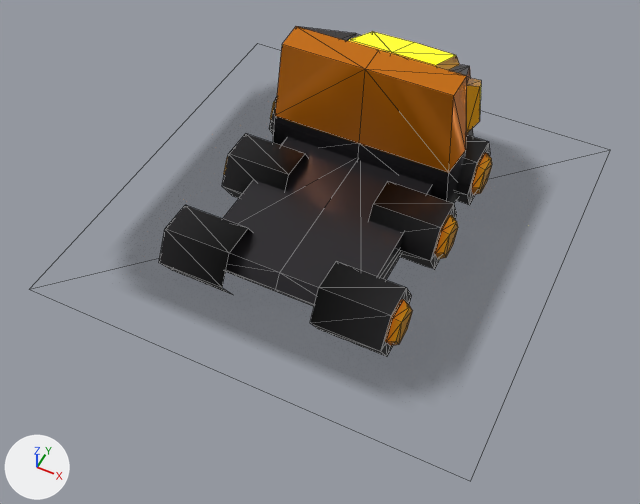
Before and after pictures for a commit that changed the glTF model startup/pkg/vaststars.resources/glbs/lorry-1.glb.
One viewpoint serves both versions: a camera (50 mm lens) standing at (7.49, -16.35, 18.56) and looking at (0.31, -1.98, 0.6). Every picture has the same lights, and +X, +Y and +Z are marked at lower left. Mesh edges are drawn as thin lines. Where no turn or scale is listed for an object, it has been applied to the vertices. Vertices at the same position are counted once.

Before the edit, the objects in view are built like this:
```python
me_cylinder = bpy.data.meshes.new('Cylinder')
me_cylinder.from_pydata(...)  # 218 vertices, 356 faces; spans x -3.41..3.41, y -4.46..4.91, z 0.07..4.43
# faces by material slot: [350, 6]
me_cylinder.materials.append(mat_material_003)
me_cylinder.materials.append(mat_material_001)
me_plane_002 = bpy.data.meshes.new('Plane.002')
me_plane_002.from_pydata(...)  # 4 vertices, 2 faces; spans x -6.28..6.28, y -6.28..6.28, z 0.0
me_plane_002.materials.append(mat_material_002)  # picture img_lorry_shadow
# before: 0 (-6.28, -6.28, 0.0), 1 (6.28, -6.28, 0.0), 2 (-6.28, 6.28, 0.0), 3 (6.28, 6.28, 0.0)
ob_cylinder = bpy.data.objects.new('Cylinder', me_cylinder)
ob_cylinder.location = (0.0, 0.0, 0.0)
ob_plane_002 = bpy.data.objects.new('Plane.002', me_plane_002)
ob_plane_002.location = (0.0, 0.0, 0.1)
```
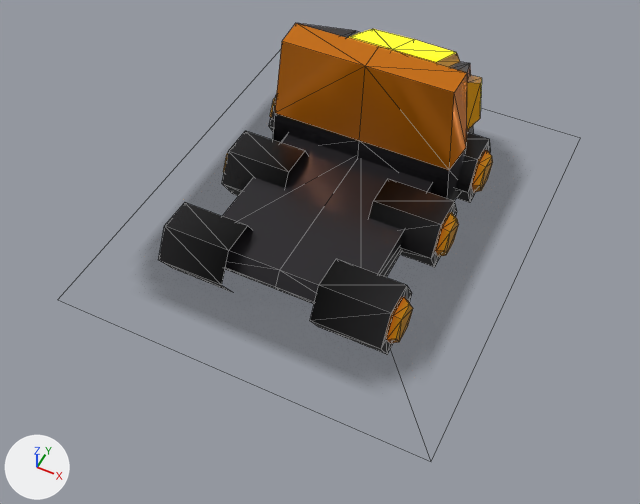
Where the newer file only moved an object's origin or applied its transform, the numbers keep the older frame.

Boxes [x1, y1, x2, y2] around the edits, measured in the pictures (640 x 504 px):
'Cylinder', moved: before [159, 26, 492, 357]; after [159, 23, 493, 354]
'Plane.002', reshaped (11% narrower, 11% shorter): before [130, 91, 536, 386]; after [151, 112, 513, 374]

The edits, one by one:
me_plane_002 is used by ob_plane_002; location (0.0, 0.0, 0.1).
Verts and faces of me_plane_002; kept vertices keep their numbers, new ones are numbered from 4.
me_plane_002 had 4 vertices, 2 faces and spanned x -6.28..6.28, y -6.28..6.28, z 0.0.
me_plane_002 now has 4 vertices, 2 faces and spans x -5.3..5.3, y -6.28..6.28, z 0.1.
Part 1, on me_plane_002:
Vertices deleted: 0 to 3 (with the faces that use them).
New vertex 4 is at (-5.3, -6.28, 0.1).
New vertex 5 is at (5.3, -6.28, 0.1).
New vertex 6 is at (-5.3, 6.28, 0.1), pixel (281, 48).
New vertex 7 is at (5.3, 6.28, 0.1).
New faces: (5, 7, 6), (4, 5, 6).
Object 'Cylinder' (ob_cylinder) moves from (0.0, 0.0, 0.0) to (0.0, 0.0, 0.1).
